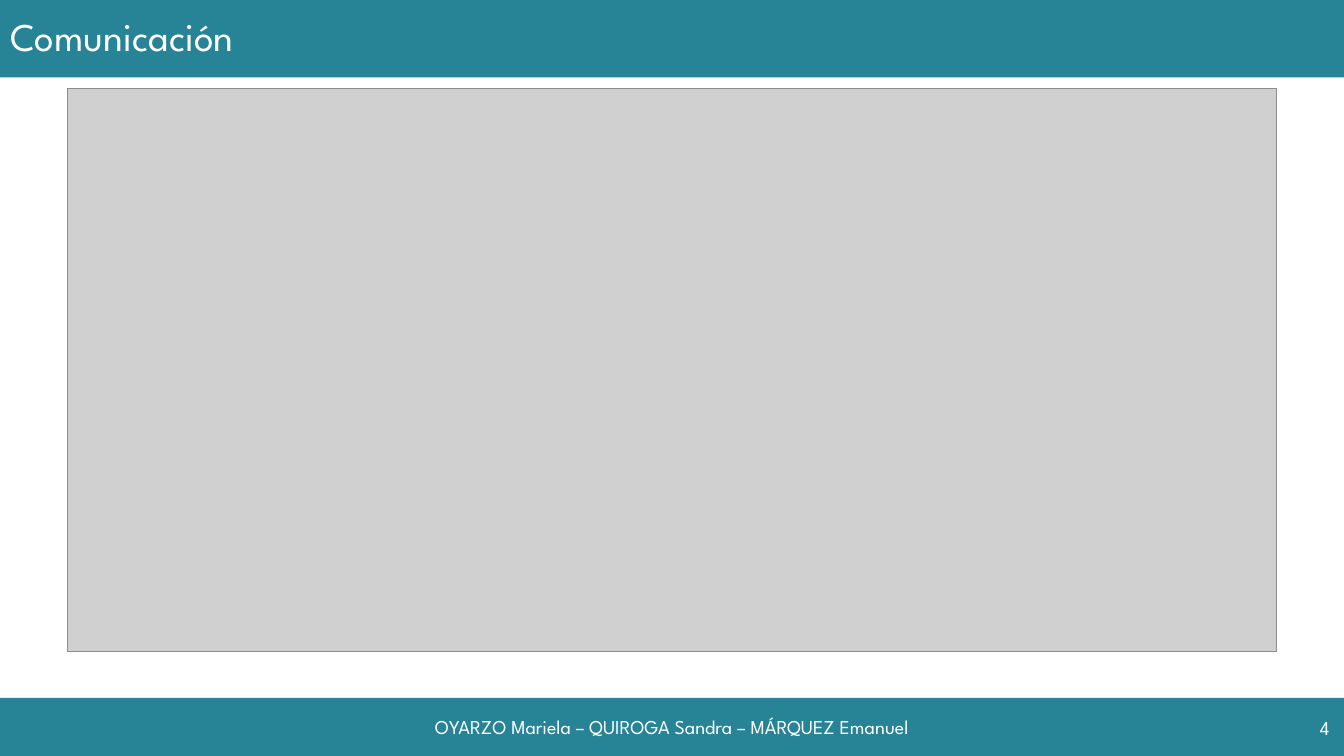
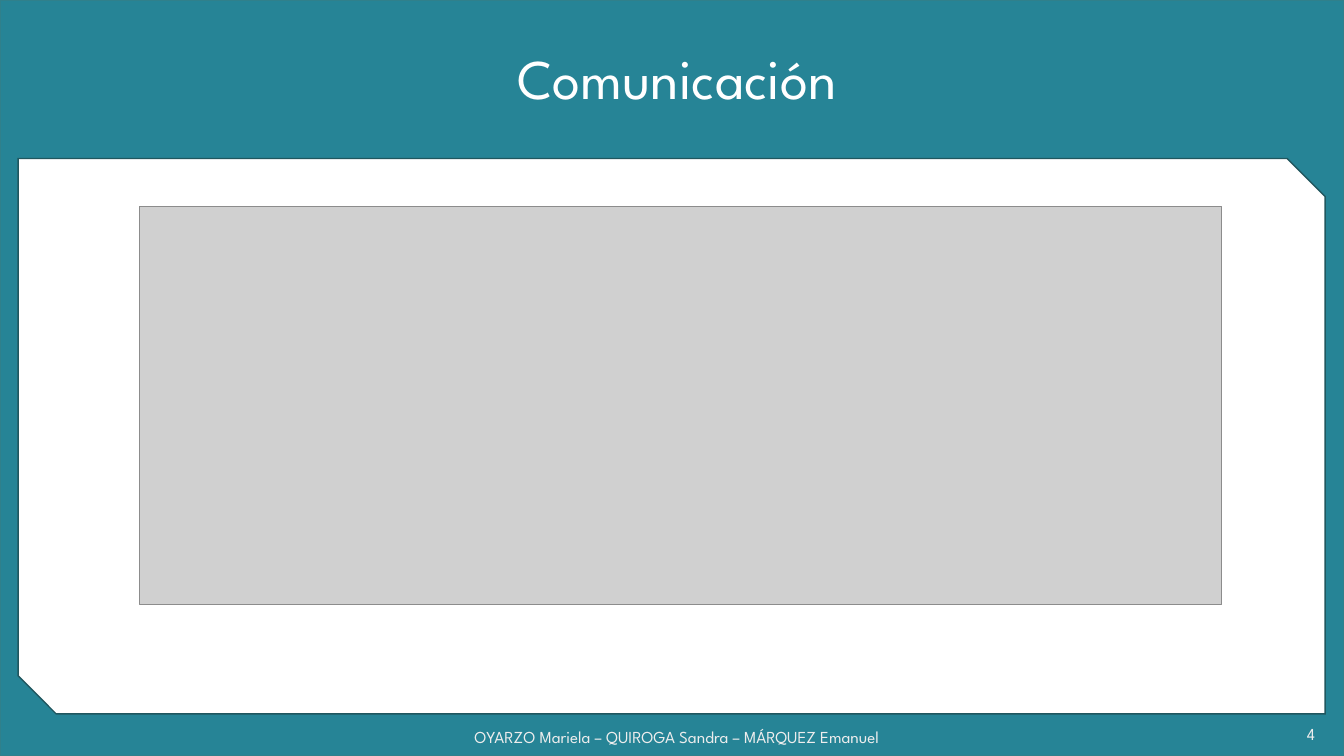
Before and after one commit to grupoyenu/yenu, a slide deck: slide 4 of 08. Presentaciones/Presentación 11.pptx. Drawn at 1344x756 pixels with LibreOffice and Linux fonts; fonts in the diff are those of the drawing; grey boxes stand for pictures; background and template pictures are left out. Boxes give left, top, right and bottom in pixels: in the first picture for what was removed or moved away, otherwise in the second. Text is boxed around its words. In the diff, an @@ line names an element or a change of style, - is before the commit and + after.

```diff
--- a/08. Presentaciones/Presentación 11.pptx
+++ b/08. Presentaciones/Presentación 11.pptx
@@ background #FFFFFF to #F2F2F2 @@
@@ rectangle removed at [0, 0, 1344, 78] @@
@@ rectangle added at [0, 0, 1344, 756], fill #268496, outline #30818C 1 pt @@
@@ title "Comunicación": place and size @@
-title "Comunicación" at [10, 24, 233, 52]
+title "Comunicación" at [517, 61, 836, 100]
@@ title "Comunicación" at [517, 61, 836, 100]: size 28 to 40 pt; alignment left to centre @@
@@ snip diag rect added at [18, 158, 1326, 714], fill #FFFFFF, outline #20575E 1 pt @@
@@ picture: place and size @@
-picture at [68, 89, 1277, 651]
+picture at [139, 207, 1222, 605]
@@ rectangle removed at [0, 698, 1344, 756] @@
@@ text "OYARZO Mariela – QUIROGA Sandra ...": place and size @@
-text "OYARZO Mariela – QUIROGA Sandra ..." at [435, 717, 909, 736]
+text "OYARZO Mariela – QUIROGA Sandra ..." at [474, 729, 879, 745]
@@ text "OYARZO Mariela – QUIROGA Sandra ..." at [474, 729, 879, 745]: size 14 to 12 pt, text colour #FFFFFF to gradient #9E9E9E to #EDEDED to #FFFFFF @@
@@ page number at [1307, 729, 1315, 740]: size 14 to 12 pt, text colour #FFFFFF to gradient #9E9E9E to #EDEDED to #FFFFFF @@
@@ page number: place and size @@
-page number at [1320, 722, 1330, 735]
+page number at [1307, 729, 1315, 740]
```
Also in this commit, not shown: 5 other slides changed, 5 slides added.
